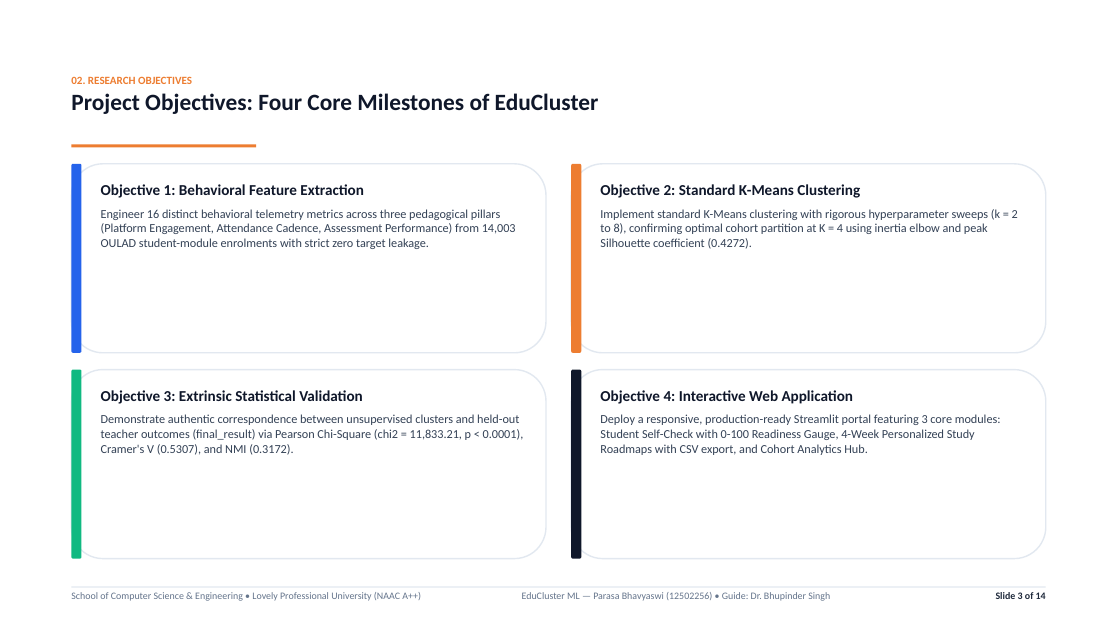
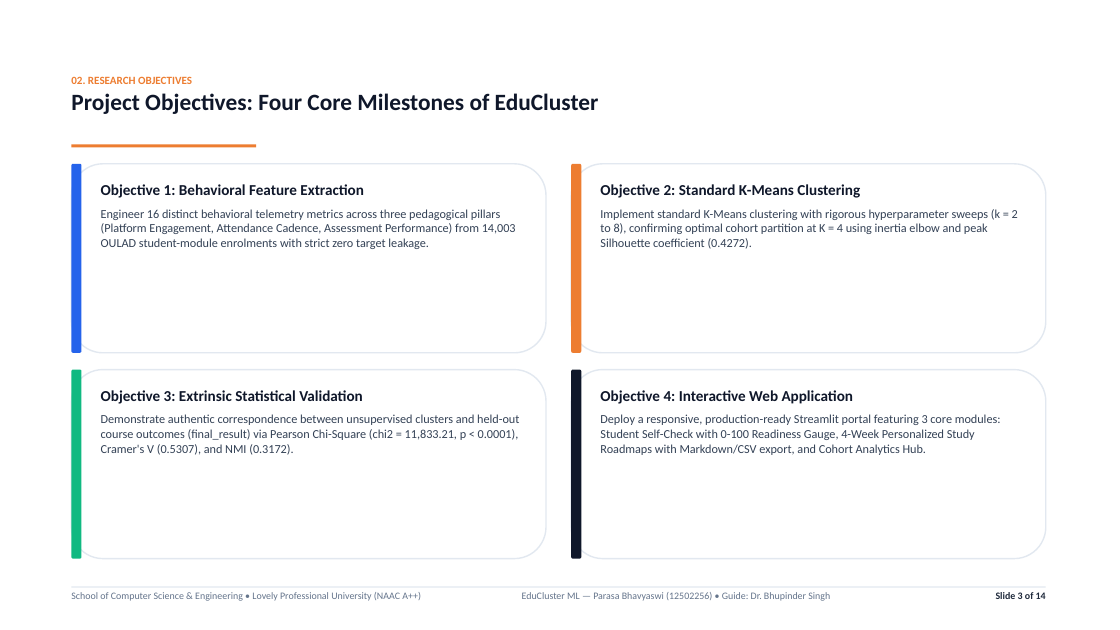
Before and after one commit to parasabhavyaswi/student-engagement-performance-clustering, a slide deck: slide 3 of EduCluster_Presentation_Dark.pptx. Drawn at 1120x630 pixels with LibreOffice and Linux fonts; fonts in the diff are those of the drawing; background and template pictures are left out. Boxes give left, top, right and bottom in pixels: in the first picture for what was removed or moved away, otherwise in the second. Text is boxed around its words. In the diff, an @@ line names an element or a change of style, - is before the commit and + after.

```diff
--- a/EduCluster_Presentation_Dark.pptx
+++ b/EduCluster_Presentation_Dark.pptx
@@ text at box(101, 414, 519, 455): text changed @@
-Demonstrate authentic correspondence between unsupervised clusters and held-out teacher outcomes (final_result) via Pearson Chi-Square (chi2 = 11,833.21, p < 0.0001), Cramer's V (0.5307), and NMI (0.3172).
+Demonstrate authentic correspondence between unsupervised clusters and held-out course outcomes (final_result) via Pearson Chi-Square (chi2 = 11,833.21, p < 0.0001), Cramer's V (0.5307), and NMI (0.3172).
@@ text at box(600, 414, 1001, 455): text changed @@
-Deploy a responsive, production-ready Streamlit portal featuring 3 core modules: Student Self-Check with 0-100 Readiness Gauge, 4-Week Personalized Study Roadmaps with CSV export, and Cohort Analytics Hub.
+Deploy a responsive, production-ready Streamlit portal featuring 3 core modules: Student Self-Check with 0-100 Readiness Gauge, 4-Week Personalized Study Roadmaps with Markdown/CSV export, and Cohort Analytics Hub.
```
Also in this commit, not shown: 9 other slides changed, 1 other file.
